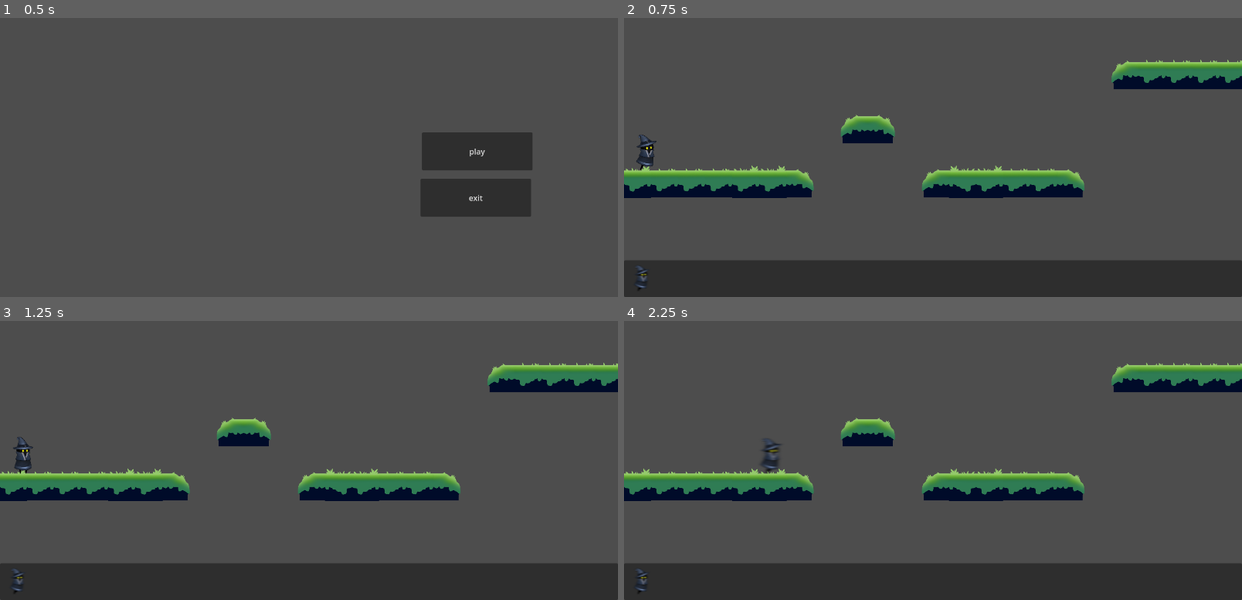
Above: before the commit, frames 1-4 (two rows, left to right).
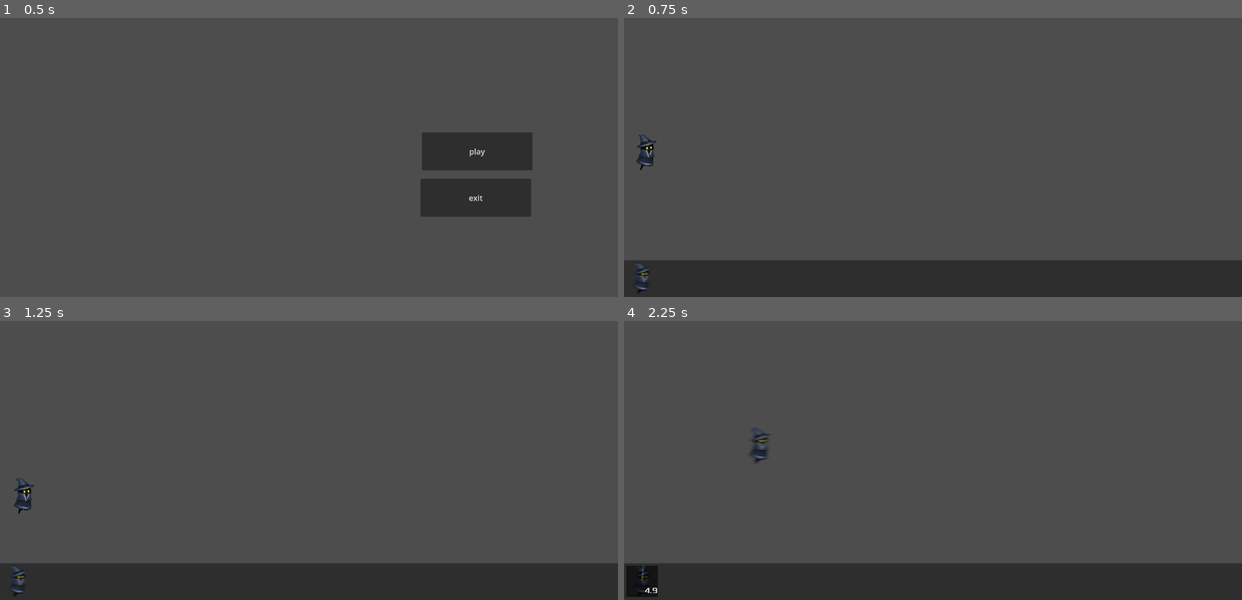
Above: after the commit, the same moments.

Repository: ichirofelipe/ResetGame
Game: Godot game, scene res://scenes/title.tscn
Same seed, same stepped clock (60 frames per second), same inputs: the game is played once before the commit and once after it.
Inputs:
- Up to frame 1 (0.5 s): no input
- Up to frame 2 (0.75 s): click "play" at 0.5 s
- Up to frame 3 (1.25 s): no input
- Up to frame 4 (2.25 s): click "0.0" at 1.25 s; hold Right (right) from 2.03 s (still down); tap C (dash) at 2.1 s

Frame 1 is identical in both runs. In frame 2, 8.4% of the frame differs, in the area x 0-100%, y 14-99%; in frame 3, 8.7%; in frame 4, 9.2%.

Commit message:
feat: skill cooldown UI, added blocks

Diff:
--- /dev/null
+++ b/scenes/hud/skill.tscn
@@ -0,0 +1,50 @@
+[gd_scene load_steps=6 format=3 uid="uid://ml522118npfn"]
+
+[ext_resource type="Texture2D" uid="uid://cir1a8a4y5vf2" path="res://assets/images/skill/dash.png" id="1_s3qgp"]
+[ext_resource type="Script" path="res://scripts/hud/skill.gd" id="2_8bk0v"]
+[ext_resource type="FontFile" uid="uid://dn033v0u6xtnd" path="res://assets/fonts/Xolonium-Regular.ttf" id="3_k0eed"]
+[ext_resource type="Texture2D" uid="uid://ul8d7k1b5lls" path="res://assets/images/skill/overlay.png" id="3_y2qo2"]
+
+[sub_resource type="LabelSettings" id="LabelSettings_gf8b3"]
+font = ExtResource("3_k0eed")
+outline_size = 3
+outline_color = Color(0, 0, 0, 1)
+
+[node name="Dash" type="TextureButton"]
+offset_top = -1.0
+offset_right = 104.0
+offset_bottom = 103.0
+texture_normal = ExtResource("1_s3qgp")
+ignore_texture_size = true
+stretch_mode = 5
+script = ExtResource("2_8bk0v")
+
+[node name="TextureProgressBar" type="TextureProgressBar" parent="."]
+modulate = Color(0.521569, 0.521569, 0.521569, 0.556863)
+layout_mode = 1
+anchors_preset = 15
+anchor_right = 1.0
+anchor_bottom = 1.0
+grow_horizontal = 2
+grow_vertical = 2
+value = 70.0
+fill_mode = 5
+nine_patch_stretch = true
+texture_progress = ExtResource("3_y2qo2")
+
+[node name="Label" type="Label" parent="."]
+layout_mode = 1
+anchors_preset = 12
+anchor_top = 1.0
+anchor_right = 1.0
+anchor_bottom = 1.0
+offset_top = -23.0
+grow_horizontal = 2
+grow_vertical = 0
+text = "0.0"
+label_settings = SubResource("LabelSettings_gf8b3")
+horizontal_alignment = 2
+
+[node name="Timer" type="Timer" parent="."]
+
+[connection signal="timeout" from="Timer" to="." method="_on_timer_timeout"]
--- a/scenes/levels/forest/forest_1.tscn
+++ b/scenes/levels/forest/forest_1.tscn
@@ -1,133 +1,14 @@
-[gd_scene load_steps=27 format=3 uid="uid://c2bekxcgd0muq"]
+[gd_scene load_steps=10 format=3 uid="uid://c2bekxcgd0muq"]
 
 [ext_resource type="Script" path="res://scripts/levels/forest/forest_1.gd" id="1_iwtr8"]
-[ext_resource type="Texture2D" uid="uid://cy3c8qo7tepfd" path="res://assets/sprites/tileset/forest/cube_01.png" id="1_qkvd8"]
-[ext_resource type="Texture2D" uid="uid://dc0ryxgry51fw" path="res://assets/sprites/tileset/forest/cube_02.png" id="2_b22n8"]
-[ext_resource type="Texture2D" uid="uid://oh2a14cvkx41" path="res://assets/sprites/tileset/forest/cube_corner.png" id="3_fmu4r"]
-[ext_resource type="Texture2D" uid="uid://bfmgi03g5iydq" path="res://assets/sprites/tileset/forest/cube_side_01.png" id="4_5w8yk"]
-[ext_resource type="Texture2D" uid="uid://chine1euq2fe" path="res://assets/sprites/tileset/forest/cube_side_02.png" id="5_cin50"]
-[ext_resource type="Texture2D" uid="uid://bpesysoaj1m5" path="res://assets/sprites/tileset/forest/cube_slant.png" id="6_c4c48"]
-[ext_resource type="Texture2D" uid="uid://c34ok7dq4vwnn" path="res://assets/sprites/tileset/forest/cube_slant_corner.png" id="7_erug7"]
 [ext_resource type="PackedScene" uid="uid://b4dk5np65g1j5" path="res://scenes/Player.tscn" id="8_4bf17"]
 [ext_resource type="PackedScene" uid="uid://fbelmyiq1ifk" path="res://scenes/blocks/checkpoint.tscn" id="10_q4liv"]
 [ext_resource type="Script" path="res://scripts/blocks/segment.gd" id="11_xttq3"]
-[ext_resource type="Texture2D" uid="uid://d07svryib438h" path="res://assets/sprites/character/Dash2/DashBlue_00009.png" id="12_aqqgq"]
-[ext_resource type="Script" path="res://scripts/hud/skill.gd" id="13_40ua3"]
-[ext_resource type="FontFile" uid="uid://dn033v0u6xtnd" path="res://assets/fonts/Xolonium-Regular.ttf" id="14_ce5e6"]
-
-[sub_resource type="TileSetAtlasSource" id="TileSetAtlasSource_ffyw5"]
-texture = ExtResource("1_qkvd8")
-texture_region_size = Vector2i(255, 307)
-0:0/next_alternative_id = 2
-0:0/0 = 0
-0:0/0/texture_origin = Vector2i(0, 26)
-0:0/0/physics_layer_0/linear_velocity = Vector2(0, 0)
-0:0/0/physics_layer_0/angular_velocity = 0.0
-0:0/0/physics_layer_0/polygon_0/points = PackedVector2Array(-127.5, -127.5, 127.5, -127.5, 127.5, 127.5, -127.5, 127.5)
-0:0/1 = 1
-0:0/1/flip_h = true
-0:0/1/texture_origin = Vector2i(0, 26)
-0:0/1/physics_layer_0/linear_velocity = Vector2(0, 0)
-0:0/1/physics_layer_0/angular_velocity = 0.0
-0:0/1/physics_layer_0/polygon_0/points = PackedVector2Array(-127.5, -127.5, 127.5, -127.5, 127.5, 127.5, -127.5, 127.5)
-
-[sub_resource type="TileSetAtlasSource" id="TileSetAtlasSource_nle7p"]
-texture = ExtResource("2_b22n8")
-texture_region_size = Vector2i(255, 305)
-0:0/next_alternative_id = 2
-0:0/0 = 0
-0:0/0/texture_origin = Vector2i(0, 26)
-0:0/0/physics_layer_0/linear_velocity = Vector2(0, 0)
-0:0/0/physics_layer_0/angular_velocity = 0.0
-0:0/0/physics_layer_0/polygon_0/points = PackedVector2Array(-127.5, -127.5, 127.5, -127.5, 127.5, 127.5, -127.5, 127.5)
-
-[sub_resource type="TileSetAtlasSource" id="TileSetAtlasSource_k0vwd"]
-texture = ExtResource("3_fmu4r")
-texture_region_size = Vector2i(255, 269)
-0:0/next_alternative_id = 2
-0:0/0 = 0
-0:0/0/texture_origin = Vector2i(0, 8)
-0:0/0/physics_layer_0/linear_velocity = Vector2(0, 0)
-0:0/0/physics_layer_0/angular_velocity = 0.0
-0:0/0/physics_layer_0/polygon_0/points = PackedVector2Array(-127.5, -127.5, -7.25, -127.5, 27.75, -104.5, 59.25, -99, 79.75, -83, 92.75, -53, 114.75, -31.5, 127.5, 18.5, 127.5, 63.5, 117.25, 62.5, 109.75, 73, 110.25, 127.5, -127.5, 127.5)
-0:0/1 = 1
-0:0/1/flip_h = true
-0:0/1/texture_origin = Vector2i(0, 8)
-0:0/1/physics_layer_0/linear_velocity = Vector2(0, 0)
-0:0/1/physics_layer_0/angular_velocity = 0.0
-0:0/1/physics_layer_0/polygon_0/points = PackedVector2Array(127.5, -127.5, 8, -127.5, -7, -121.5, -19, -109, -26.5, -104, -59, -97, -77.5, -86, -83.5, -76, -90.5, -58, -96, -50.5, -103, -42.5, -113.5, -32, -120.5, -14.5, -127.5, 8.5, -127.5, 46.5, -127.5, 56, -121, 64.5, -115, 62.5, -109.5, 71, -109.5, 98.5, -108, 127.5, 127.5, 127.5)
-
-[sub_resource type="TileSetAtlasSource" id="TileSetAtlasSource_aywmd"]
-texture = ExtResource("4_5w8yk")
-texture_region_size = Vector2i(255, 255)
-0:0/next_alternative_id = 4
-0:0/0 = 0
-0:0/0/physics_layer_0/linear_velocity = Vector2(0, 0)
-0:0/0/physics_layer_0/angular_velocity = 0.0
-0:0/0/physics_layer_0/polygon_0/points = PackedVector2Array(-127.5, -127.5, 127.5, -127.5, 127.5, 127.5, -127.5, 127.5)
-0:0/1 = 1
-0:0/1/flip_v = true
-0:0/1/physics_layer_0/linear_velocity = Vector2(0, 0)
-0:0/1/physics_layer_0/angular_velocity = 0.0
-0:0/1/physics_layer_0/polygon_0/points = PackedVector2Array(-127.5, -127.5, 127.5, -127.5, 127.5, 127.5, -127.5, 127.5)
-0:0/2 = 2
-0:0/2/flip_h = true
-0:0/2/physics_layer_0/linear_velocity = Vector2(0, 0)
-0:0/2/physics_layer_0/angular_velocity = 0.0
-0:0/2/physics_layer_0/polygon_0/points = PackedVector2Array(-127.5, -127.5, 127.5, -127.5, 127.5, 127.5, -127.5, 127.5)
-0:0/3 = 3
-0:0/3/flip_h = true
-0:0/3/flip_v = true
-0:0/3/physics_layer_0/linear_velocity = Vector2(0, 0)
-0:0/3/physics_layer_0/angular_velocity = 0.0
-0:0/3/physics_layer_0/polygon_0/points = PackedVector2Array(-127.5, -127.5, 127.5, -127.5, 127.5, 127.5, -127.5, 127.5)
-
-[sub_resource type="TileSetAtlasSource" id="TileSetAtlasSource_jdpf5"]
-texture = ExtResource("5_cin50")
-texture_region_size = Vector2i(255, 255)
-0:0/next_alternative_id = 2
-0:0/0 = 0
-0:0/0/physics_layer_0/linear_velocity = Vector2(0, 0)
-0:0/0/physics_layer_0/angular_velocity = 0.0
-0:0/0/physics_layer_0/polygon_0/points = PackedVector2Array(-127.5, -127.5, 127.5, -127.5, 127.5, 127.5, -127.5, 127.5)
-0:0/1 = 1
-0:0/1/flip_h = true
-0:0/1/physics_layer_0/linear_velocity = Vector2(0, 0)
-0:0/1/physics_layer_0/angular_velocity = 0.0
-0:0/1/physics_layer_0/polygon_0/points = PackedVector2Array(-127.5, -127.5, 127.5, -127.5, 127.5, 127.5, -127.5, 127.5)
-
-[sub_resource type="TileSetAtlasSource" id="TileSetAtlasSource_6js46"]
-texture = ExtResource("6_c4c48")
-texture_region_size = Vector2i(255, 256)
-0:0/next_alternative_id = 2
-0:0/0 = 0
-0:0/0/physics_layer_0/linear_velocity = Vector2(0, 0)
-0:0/0/physics_layer_0/angular_velocity = 0.0
-0:0/0/physics_layer_0/polygon_0/points = PackedVector2Array(-127.5, -127.5, -105.25, -120.5, -87.25, -110.5, -72.25, -86, -40.75, -44.5, 0.75, -23.5, 32.75, -1, 57.75, 23, 75.25, 50, 94.75, 87.5, 113.25, 106, 127.5, 127.5, -127.5, 127.5)
-0:0/1 = 1
-0:0/1/flip_h = true
-0:0/1/physics_layer_0/linear_velocity = Vector2(0, 0)
-0:0/1/physics_layer_0/angular_velocity = 0.0
-0:0/1/physics_layer_0/polygon_0/points = PackedVector2Array(127.5, -127.5, 98.5, -117, 85, -105.5, 77.5, -93, 40.5, -44.5, 6, -28, -24, -9, -47.5, 13.5, -62, 29.5, -83.5, 63.5, -95, 91, -110, 101, -127.5, 127.5, 127.5, 127.5)
-
-[sub_resource type="TileSetAtlasSource" id="TileSetAtlasSource_si3w6"]
-texture = ExtResource("7_erug7")
-texture_region_size = Vector2i(255, 255)
-0:0/0 = 0
-0:0/0/physics_layer_0/linear_velocity = Vector2(0, 0)
-0:0/0/physics_layer_0/angular_velocity = 0.0
-0:0/0/physics_layer_0/polygon_0/points = PackedVector2Array(-127.5, -127.5, 127.5, -127.5, 127.5, 127.5, -127.5, 127.5)
+[ext_resource type="PackedScene" uid="uid://ml522118npfn" path="res://scenes/hud/skill.tscn" id="12_5eqa4"]
 
 [sub_resource type="TileSet" id="TileSet_buuh8"]
 tile_size = Vector2i(255, 255)
 physics_layer_0/collision_layer = 2
-sources/0 = SubResource("TileSetAtlasSource_ffyw5")
-sources/1 = SubResource("TileSetAtlasSource_nle7p")
-sources/2 = SubResource("TileSetAtlasSource_k0vwd")
-sources/3 = SubResource("TileSetAtlasSource_aywmd")
-sources/4 = SubResource("TileSetAtlasSource_jdpf5")
-sources/5 = SubResource("TileSetAtlasSource_6js46")
-sources/6 = SubResource("TileSetAtlasSource_si3w6")
 
 [sub_resource type="RectangleShape2D" id="RectangleShape2D_e3rck"]
 size = Vector2(9720, 221.818)
@@ -137,11 +18,6 @@
 
 [sub_resource type="RectangleShape2D" id="RectangleShape2D_jyef7"]
 size = Vector2(4690, 3880)
-
-[sub_resource type="LabelSettings" id="LabelSettings_nbfo8"]
-font = ExtResource("14_ce5e6")
-outline_size = 3
-outline_color = Color(0, 0, 0, 1)
 
 [node name="level1" type="Node2D"]
 scale = Vector2(0.275, 0.275)
@@ -218,37 +94,17 @@
 offset_right = 1280.0
 offset_bottom = 720.0
 
-[node name="TextureButton" type="TextureButton" parent="HUD/Panel"]
+[node name="Dash" parent="HUD/Panel" node_paths=PackedStringArray("player") instance=ExtResource("12_5eqa4")]
 layout_mode = 0
-offset_left = -14.0
-offset_top = -17.0
-offset_right = 90.0
-offset_bottom = 87.0
-texture_normal = ExtResource("12_aqqgq")
-ignore_texture_size = true
-stretch_mode = 4
-script = ExtResource("13_40ua3")
-
-[node name="TextureProgressBar" type="TextureProgressBar" parent="HUD/Panel/TextureButton"]
-modulate = Color(0.823529, 0.109804, 0.109804, 0.109804)
-layout_mode = 0
-offset_left = 15.0
-offset_top = 17.0
-offset_right = 88.0
-offset_bottom = 93.0
-fill_mode = 5
-
-[node name="Label" type="Label" parent="HUD/Panel/TextureButton"]
-layout_mode = 0
-offset_left = 14.0
-offset_top = 69.0
-offset_right = 82.0
-offset_bottom = 92.0
-text = "0.0"
-label_settings = SubResource("LabelSettings_nbfo8")
-horizontal_alignment = 2
+offset_left = 5.0
+offset_top = 5.0
+offset_right = 70.0
+offset_bottom = 70.0
+player = NodePath("../../../Player")
+skillName = "dash"
 
 [connection signal="body_entered" from="FallZone" to="Player" method="_on_fall_zone_body_entered"]
+[connection signal="UseSkill" from="Player" to="HUD/Panel/Dash" method="_on_player_use_skill"]
 [connection signal="body_entered" from="Segments/Segment1" to="Segments/Segment1" method="_on_body_entered"]
 [connection signal="body_exited" from="Segments/Segment1" to="Segments/Segment1" method="_on_body_exited"]
 [connection signal="body_entered" from="Segments/Segment2" to="Segments/Segment2" method="_on_body_entered"]
--- /dev/null
+++ b/scenes/levels/tutorial/tutorial.tscn
@@ -0,0 +1,153 @@
+[gd_scene load_steps=20 format=3 uid="uid://dgirmo2hhbx2q"]
+
+[ext_resource type="Texture2D" uid="uid://cy3c8qo7tepfd" path="res://assets/sprites/tileset/forest/cube_01.png" id="1_nl3un"]
+[ext_resource type="Texture2D" uid="uid://dc0ryxgry51fw" path="res://assets/sprites/tileset/forest/cube_02.png" id="2_irymj"]
+[ext_resource type="Texture2D" uid="uid://oh2a14cvkx41" path="res://assets/sprites/tileset/forest/cube_corner.png" id="3_iv78m"]
+[ext_resource type="Texture2D" uid="uid://bfmgi03g5iydq" path="res://assets/sprites/tileset/forest/cube_side_01.png" id="4_a4k2y"]
+[ext_resource type="Texture2D" uid="uid://dml0uvmswlj46" path="res://assets/sprites/tileset/forest/cube_corner02.png" id="4_wbgpc"]
+[ext_resource type="Texture2D" uid="uid://chine1euq2fe" path="res://assets/sprites/tileset/forest/cube_side_02.png" id="5_g855h"]
+[ext_resource type="Texture2D" uid="uid://bpesysoaj1m5" path="res://assets/sprites/tileset/forest/cube_slant.png" id="6_41li0"]
+[ext_resource type="Texture2D" uid="uid://c34ok7dq4vwnn" path="res://assets/sprites/tileset/forest/cube_slant_corner.png" id="7_0ocbq"]
+[ext_resource type="Texture2D" uid="uid://jef2h632kb4s" path="res://assets/sprites/tileset/forest/cube_00.png" id="8_f01nl"]
+
+[sub_resource type="TileSetAtlasSource" id="TileSetAtlasSource_ffyw5"]
+texture = ExtResource("1_nl3un")
+texture_region_size = Vector2i(255, 307)
+0:0/next_alternative_id = 2
+0:0/0 = 0
+0:0/0/texture_origin = Vector2i(0, 26)
+0:0/0/physics_layer_0/linear_velocity = Vector2(0, 0)
+0:0/0/physics_layer_0/angular_velocity = 0.0
+0:0/0/physics_layer_0/polygon_0/points = PackedVector2Array(-127.5, -127.5, 127.5, -127.5, 127.5, 127.5, -127.5, 127.5)
+0:0/1 = 1
+0:0/1/flip_h = true
+0:0/1/texture_origin = Vector2i(0, 26)
+0:0/1/physics_layer_0/linear_velocity = Vector2(0, 0)
+0:0/1/physics_layer_0/angular_velocity = 0.0
+0:0/1/physics_layer_0/polygon_0/points = PackedVector2Array(-127.5, -127.5, 127.5, -127.5, 127.5, 127.5, -127.5, 127.5)
+
+[sub_resource type="TileSetAtlasSource" id="TileSetAtlasSource_nle7p"]
+texture = ExtResource("2_irymj")
+texture_region_size = Vector2i(255, 305)
+0:0/next_alternative_id = 2
+0:0/0 = 0
+0:0/0/texture_origin = Vector2i(0, 26)
+0:0/0/physics_layer_0/linear_velocity = Vector2(0, 0)
+0:0/0/physics_layer_0/angular_velocity = 0.0
+0:0/0/physics_layer_0/polygon_0/points = PackedVector2Array(-127.5, -127.5, 127.5, -127.5, 127.5, 127.5, -127.5, 127.5)
+
+[sub_resource type="TileSetAtlasSource" id="TileSetAtlasSource_ewb4c"]
+texture = ExtResource("4_wbgpc")
+texture_region_size = Vector2i(255, 269)
+0:0/0 = 0
+0:0/0/texture_origin = Vector2i(0, 8)
+0:0/0/physics_layer_0/linear_velocity = Vector2(0, 0)
+0:0/0/physics_layer_0/angular_velocity = 0.0
+0:0/0/physics_layer_0/polygon_0/points = PackedVector2Array(-127.5, -127.5, -9.75, -127.5, -0.75, -127.5, 10.25, -118, 23.75, -105, 44.25, -101.5, 62.75, -95, 76.25, -84, 85.25, -72, 92.25, -52.5, 113.75, -33, 122.75, -10.5, 127.5, 16.5, 127.5, 56.5, 123.25, 64, 118.25, 64, 109.75, 70.5, 110.25, 88, 116.75, 104.5, 127.5, 117.5, 127.5, 127.5, -127.5, 127.5)
+
+[sub_resource type="TileSetAtlasSource" id="TileSetAtlasSource_hf580"]
+texture = ExtResource("8_f01nl")
+texture_region_size = Vector2i(255, 255)
+0:0/0 = 0
+0:0/0/physics_layer_0/linear_velocity = Vector2(0, 0)
+0:0/0/physics_layer_0/angular_velocity = 0.0
+0:0/0/physics_layer_0/polygon_0/points = PackedVector2Array(-127.5, -127.5, 127.5, -127.5, 127.5, 127.5, -127.5, 127.5)
+
+[sub_resource type="TileSetAtlasSource" id="TileSetAtlasSource_k0vwd"]
+texture = ExtResource("3_iv78m")
+texture_region_size = Vector2i(255, 269)
+0:0/next_alternative_id = 2
+0:0/0 = 0
+0:0/0/texture_origin = Vector2i(0, 8)
+0:0/0/physics_layer_0/linear_velocity = Vector2(0, 0)
+0:0/0/physics_layer_0/angular_velocity = 0.0
+0:0/0/physics_layer_0/polygon_0/points = PackedVector2Array(-127.5, -127.5, -7.25, -127.5, 27.75, -104.5, 59.25, -99, 79.75, -83, 92.75, -53, 114.75, -31.5, 127.5, 18.5, 127.5, 63.5, 117.25, 62.5, 109.75, 73, 110.25, 127.5, -127.5, 127.5)
+0:0/1 = 1
+0:0/1/flip_h = true
+0:0/1/texture_origin = Vector2i(0, 8)
+0:0/1/physics_layer_0/linear_velocity = Vector2(0, 0)
+0:0/1/physics_layer_0/angular_velocity = 0.0
+0:0/1/physics_layer_0/polygon_0/points = PackedVector2Array(127.5, -127.5, 8, -127.5, -7, -121.5, -19, -109, -26.5, -104, -59, -97, -77.5, -86, -83.5, -76, -90.5, -58, -96, -50.5, -103, -42.5, -113.5, -32, -120.5, -14.5, -127.5, 8.5, -127.5, 46.5, -127.5, 56, -121, 64.5, -115, 62.5, -109.5, 71, -109.5, 98.5, -108, 127.5, 127.5, 127.5)
+
+[sub_resource type="TileSetAtlasSource" id="TileSetAtlasSource_aywmd"]
+texture = ExtResource("4_a4k2y")
+texture_region_size = Vector2i(255, 255)
+0:0/next_alternative_id = 4
+0:0/0 = 0
+0:0/0/physics_layer_0/linear_velocity = Vector2(0, 0)
+0:0/0/physics_layer_0/angular_velocity = 0.0
+0:0/0/physics_layer_0/polygon_0/points = PackedVector2Array(-127.5, -127.5, 127.5, -127.5, 127.5, 127.5, -127.5, 127.5)
+0:0/1 = 1
+0:0/1/flip_v = true
+0:0/1/physics_layer_0/linear_velocity = Vector2(0, 0)
+0:0/1/physics_layer_0/angular_velocity = 0.0
+0:0/1/physics_layer_0/polygon_0/points = PackedVector2Array(-127.5, -127.5, 127.5, -127.5, 127.5, 127.5, -127.5, 127.5)
+0:0/2 = 2
+0:0/2/flip_h = true
+0:0/2/physics_layer_0/linear_velocity = Vector2(0, 0)
+0:0/2/physics_layer_0/angular_velocity = 0.0
+0:0/2/physics_layer_0/polygon_0/points = PackedVector2Array(-127.5, -127.5, 127.5, -127.5, 127.5, 127.5, -127.5, 127.5)
+0:0/3 = 3
+0:0/3/flip_h = true
+0:0/3/flip_v = true
+0:0/3/physics_layer_0/linear_velocity = Vector2(0, 0)
+0:0/3/physics_layer_0/angular_velocity = 0.0
+0:0/3/physics_layer_0/polygon_0/points = PackedVector2Array(-127.5, -127.5, 127.5, -127.5, 127.5, 127.5, -127.5, 127.5)
+
+[sub_resource type="TileSetAtlasSource" id="TileSetAtlasSource_jdpf5"]
+texture = ExtResource("5_g855h")
+texture_region_size = Vector2i(255, 255)
+0:0/next_alternative_id = 2
+0:0/0 = 0
+0:0/0/physics_layer_0/linear_velocity = Vector2(0, 0)
+0:0/0/physics_layer_0/angular_velocity = 0.0
+0:0/0/physics_layer_0/polygon_0/points = PackedVector2Array(-127.5, -127.5, 127.5, -127.5, 127.5, 127.5, -127.5, 127.5)
+0:0/1 = 1
+0:0/1/flip_h = true
+0:0/1/physics_layer_0/linear_velocity = Vector2(0, 0)
+0:0/1/physics_layer_0/angular_velocity = 0.0
+0:0/1/physics_layer_0/polygon_0/points = PackedVector2Array(-127.5, -127.5, 127.5, -127.5, 127.5, 127.5, -127.5, 127.5)
+
+[sub_resource type="TileSetAtlasSource" id="TileSetAtlasSource_6js46"]
+texture = ExtResource("6_41li0")
+texture_region_size = Vector2i(255, 256)
+0:0/next_alternative_id = 2
+0:0/0 = 0
+0:0/0/physics_layer_0/linear_velocity = Vector2(0, 0)
+0:0/0/physics_layer_0/angular_velocity = 0.0
+0:0/0/physics_layer_0/polygon_0/points = PackedVector2Array(-127.5, -127.5, -105.25, -120.5, -87.25, -110.5, -72.25, -86, -40.75, -44.5, 0.75, -23.5, 32.75, -1, 57.75, 23, 75.25, 50, 94.75, 87.5, 113.25, 106, 127.5, 127.5, -127.5, 127.5)
+0:0/1 = 1
+0:0/1/flip_h = true
+0:0/1/physics_layer_0/linear_velocity = Vector2(0, 0)
+0:0/1/physics_layer_0/angular_velocity = 0.0
+0:0/1/physics_layer_0/polygon_0/points = PackedVector2Array(127.5, -127.5, 98.5, -117, 85, -105.5, 77.5, -93, 40.5, -44.5, 6, -28, -24, -9, -47.5, 13.5, -62, 29.5, -83.5, 63.5, -95, 91, -110, 101, -127.5, 127.5, 127.5, 127.5)
+
+[sub_resource type="TileSetAtlasSource" id="TileSetAtlasSource_si3w6"]
+texture = ExtResource("7_0ocbq")
+texture_region_size = Vector2i(255, 255)
+0:0/0 = 0
+0:0/0/physics_layer_0/linear_velocity = Vector2(0, 0)
+0:0/0/physics_layer_0/angular_velocity = 0.0
+0:0/0/physics_layer_0/polygon_0/points = PackedVector2Array(-127.5, -127.5, 127.5, -127.5, 127.5, 127.5, -127.5, 127.5)
+
+[sub_resource type="TileSet" id="TileSet_wiwes"]
+tile_size = Vector2i(255, 255)
+physics_layer_0/collision_layer = 2
+sources/0 = SubResource("TileSetAtlasSource_ffyw5")
+sources/1 = SubResource("TileSetAtlasSource_nle7p")
+sources/2 = SubResource("TileSetAtlasSource_k0vwd")
+sources/3 = SubResource("TileSetAtlasSource_aywmd")
+sources/4 = SubResource("TileSetAtlasSource_jdpf5")
+sources/5 = SubResource("TileSetAtlasSource_6js46")
+sources/6 = SubResource("TileSetAtlasSource_si3w6")
+sources/13 = SubResource("TileSetAtlasSource_ewb4c")
+sources/15 = SubResource("TileSetAtlasSource_hf580")
+
+[node name="tutorial" type="Node2D"]
+scale = Vector2(0.275, 0.275)
+
+[node name="PlatformTiles" type="TileMap" parent="."]
+scale = Vector2(0.8, 0.8)
+tile_set = SubResource("TileSet_wiwes")
+format = 2
+layer_0/tile_data = PackedInt32Array(65535, 4, 0, 131071, 4, 0, 196607, 4, 0, 262143, 4, 0, 327679, 3, 65536, 393215, 6, 0, 327680, 0, 0, 327681, 1, 0, 327682, 1, 0, 327683, 1, 0, 327684, 0, 0, 327685, 0, 0, 327686, 13, 0, 327691, 2, 65536, 327692, 0, 65536, 327693, 0, 0, 327694, 1, 0, 327695, 1, 0, 196616, 2, 65536, 196617, 2, 0, 327696, 2, 0, 65554, 2, 65536, 65555, 1, 0, 65556, 1, 0, 65557, 1, 0, 65558, 1, 0, 65559, 1, 0, 65560, 1, 0, 65561, 5, 0, 131098, 5, 0, 131097, 6, 0, 196634, 6, 0, 196635, 1, 0, 196636, 0, 65536, 196637, 0, 65536, -1, 4, 0, -65537, 4, 0, -131073, 4, 0, -196609, 4, 0, -262145, 4, 0, -327681, 4, 0, 458751, 15, 0, 393216, 15, 0, 393217, 15, 0, 393218, 15, 0, 393219, 15, 0, 393220, 15, 0, 393221, 15, 0, 393222, 15, 0)
--- a/scripts/character/Player.gd
+++ b/scripts/character/Player.gd
@@ -1,17 +1,23 @@
 extends CharacterBody2D
+
+signal UseSkill
 
 @export var move_speed: int = 400.0
 @export var run_speed: int = 400.0
 @export var jump_force: int = -1000
-@export var dash_cooldown: int = 5
+@export var skills: Dictionary = {"dash": 5}
 
 const GRAVITY = 65
+
 
 var direction: int = 1
 var dashSpeed: float = 2000.0
 var dashTimer: float = 0;
 var doubleJump: bool = true
 var doubleJumped: bool = false
+
+func _ready():
+	UseSkill.connect(dash)
 
 func _physics_process(delta):
 	if dashTimer > delta:
@@ -34,5 +40,9 @@
 	velocity.y = jump_force
 
 
+func dash():
+	UseSkill.emit("dash")
+
+
 func _on_fall_zone_body_entered(body):
 	get_tree().reload_current_scene()
--- a/scripts/character/characterDash.gd
+++ b/scripts/character/characterDash.gd
@@ -9,7 +9,8 @@
 func Enter():
 	canDash = true
 	$DashLength.start()
-	player.dashTimer = player.dash_cooldown
+	player.dashTimer = player.skills.dash
+	player.dash()
 
 func Physics_Update(_delta: float):
 	stateValidation()
--- a/scripts/hud/skill.gd
+++ b/scripts/hud/skill.gd
@@ -1,11 +1,35 @@
 extends TextureButton
 
+@export var player: CharacterBody2D
+@export var skillName: String
+
+var cooldown = 0
+var isCooldown = false
 
 func _ready():
+	cooldown = player.skills[skillName]
+
 	$Label.hide()
 	$TextureProgressBar.value = 0
-	$TextureProgressBar.texture_progress = texture_normal
+	$Timer.wait_time = cooldown
+	set_process(false)
+
+func _process(delta):
+	$Label.text = "%0.1f" % $Timer.time_left
+	$TextureProgressBar.value = int(($Timer.time_left/cooldown) * 100)
+	pass
 
 
-func _process(delta):
-	pass
+func _on_timer_timeout():
+	isCooldown = false
+	$Label.hide()
+	$TextureProgressBar.value = 0
+	set_process(false)
+
+
+func _on_player_use_skill(skill):
+	if !isCooldown:
+		isCooldown = !isCooldown
+		$Label.show()
+		$Timer.start()
+		set_process(true)
Binary file added: assets/images/skill/dash.png
Not shown, added: assets/images/skill/dash.png.import
Binary file added: assets/images/skill/overlay.png
Not shown, added: assets/images/skill/overlay.png.import
Binary file changed: assets/sprites/character/Dash2/DashBlue_00009.png
Binary file added: assets/sprites/tileset/forest/cube_00.png
Not shown, added: assets/sprites/tileset/forest/cube_00.png.import
Binary file added: assets/sprites/tileset/forest/cube_corner02.png
Not shown, added: assets/sprites/tileset/forest/cube_corner02.png.import
Not shown, added: scenes/levels/forest/for386A.tmp
Not shown, added: scenes/levels/forest/forA3BC.tmp
